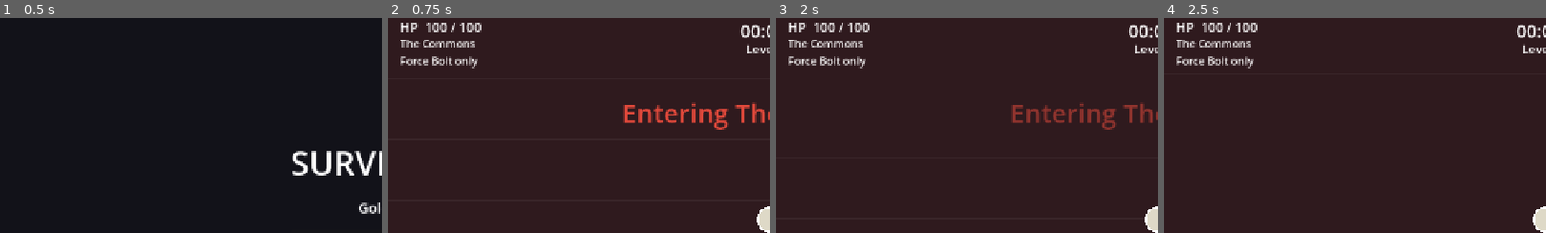
Above: before the commit, frames 1-4 (left to right).
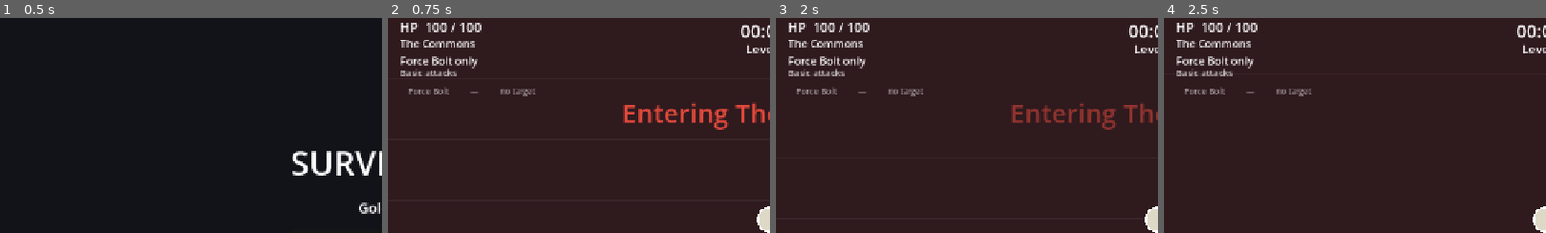
Above: after the commit, the same moments.

Repository: veighnsche/survivors-prototype
Game: Godot game, scene res://main_menu.tscn
Same seed, same stepped clock (60 frames per second), same inputs: the game is played once before the commit and once after it.
Inputs:
- Up to frame 1 (0.5 s): no input
- Up to frame 2 (0.75 s): click "Start Run" at 0.5 s
- Up to frame 3 (2 s): tap Enter at 1.25 s; hold W from 1.28 s (still down); tap 1 at 1.35 s
- Up to frame 4 (2.5 s): keep holding W; tap 2 at 2.1 s
The pictures show only the part of the screen within x 0-50%, y 3-53%; the shares and areas given below are measured in that part.

Frame 1 is identical in both runs. In frame 2, 0.7% of the frame differs, in the area x 3-39%, y 23-37%; in frame 3, 0.7%; in frame 4, 0.7%.

Commit message:
Live attack-selector table, tiered cooldowns, stray-enemy nerfs
- AttackPanel (left HUD): every basic attack the selector can pick from, with
  its live utility SCORE (the deciding number), state (PICKED / ready /
  cd x.x / no target), and a ^biome marker when the home-turf lean applies.
- Basic attacks scale with the family's insight tier: +30% damage but +20%
  cooldown per tier, so cheaper low-tier attacks stay competitive and the
  selector genuinely trades off power vs pace.
- Out-of-biome enemies: hit 30% softer (contact + shots), reward 60% less
  (reduced gem, no gold), and fade away entirely after 10s astray.

Co-Authored-By: Claude Opus 4.8 <noreply@anthropic.com>

Diff:
--- /dev/null
+++ b/scripts/attack_panel.gd
@@ -0,0 +1,63 @@
+class_name AttackPanel
+extends Control
+## Live view of the smart basic-attack selector: every attack the caster can
+## pick from, its current utility score, cooldown state, home-turf lean, and
+## which one was just PICKED. Left side of the screen.
+
+var player
+
+
+func _ready() -> void:
+	set_anchors_preset(Control.PRESET_FULL_RECT)
+	mouse_filter = Control.MOUSE_FILTER_IGNORE
+
+
+func _process(_delta: float) -> void:
+	queue_redraw()
+
+
+func _draw() -> void:
+	if player == null or not is_instance_valid(player):
+		return
+	var report: Array = player.brain_report
+	if report.is_empty():
+		return
+	var x := 20.0
+	var y := 120.0
+	var font := ThemeDB.fallback_font
+
+	draw_string(font, Vector2(x, y), "Basic attacks", HORIZONTAL_ALIGNMENT_LEFT, -1, 15, Color(1, 1, 1, 0.75))
+	y += 8.0
+
+	for entry in report:
+		y += 22.0
+		var picked: bool = entry.picked
+		var col := Color(1, 1, 1, 0.55)
+		if picked:
+			col = Color(0.5, 1.0, 0.6, 1.0)
+		elif entry.cd > 0.0:
+			col = Color(1, 1, 1, 0.32)
+		# marker
+		if picked:
+			draw_string(font, Vector2(x, y), ">", HORIZONTAL_ALIGNMENT_LEFT, -1, 14, col)
+		# name
+		draw_string(font, Vector2(x + 14, y), str(entry.name), HORIZONTAL_ALIGNMENT_LEFT, -1, 14, col)
+		# score (the number that decided it)
+		var score_txt := "—"
+		if not entry.no_target:
+			score_txt = "%.1f" % float(entry.score)
+		draw_string(font, Vector2(x + 118, y), score_txt, HORIZONTAL_ALIGNMENT_LEFT, -1, 14, col)
+		# state
+		var state := ""
+		if picked:
+			state = "PICKED"
+		elif entry.no_target:
+			state = "no target"
+		elif entry.cd > 0.0:
+			state = "cd %.1f" % float(entry.cd)
+		else:
+			state = "ready"
+		draw_string(font, Vector2(x + 168, y), state, HORIZONTAL_ALIGNMENT_LEFT, -1, 13, col)
+		# home-turf lean marker
+		if entry.home:
+			draw_string(font, Vector2(x + 238, y), "^ biome", HORIZONTAL_ALIGNMENT_LEFT, -1, 13, Color(0.95, 0.8, 0.4, 0.8))
--- a/scripts/config.gd
+++ b/scripts/config.gd
@@ -66,7 +66,14 @@
 # Territory: enemies weaken and head home when outside their biome (no dragging
 # them out to farm weak versions — they disengage instead).
 var OUT_OF_BIOME_VULN := 1.6      # damage taken multiplier while outside home biome
+var OUT_OF_BIOME_DMG := 0.7       # they also hit softer away from home
+var OUT_OF_BIOME_REWARD := 0.4    # and reward less (gem XP/insight scaled, no gold)
+var OUT_OF_BIOME_DESPAWN := 10.0  # seconds outside before a strayed enemy fades away
 var SELF_DEFENSE_RADIUS := 240.0  # but they still fight back if you're this close
+
+# Basic attacks grow with the family's insight tier — stronger, but slower:
+var TIER_DMG_BONUS := 0.30   # +30% damage per tier beyond I
+var TIER_CD_PENALTY := 0.20  # +20% cooldown per tier beyond I (cheap attacks stay competitive)
 
 # Damage-type multipliers per biome (the adaptation teeth):
 # each biome resists something and is weak to its counter-family's type.
--- a/scripts/enemy.gd
+++ b/scripts/enemy.gd
@@ -22,6 +22,7 @@
 var biome_map: BiomeMap  # for territory checks
 var home_pos := Vector2.ZERO  # where it spawned (inside its home biome)
 var _outside := false     # currently outside its home biome → weakened, heads home
+var _outside_t := 0.0     # how long it has been astray (fades away eventually)
 var _territory_timer := 0.0
 var _dead := false
 var _dmg_accum := 0.0
@@ -49,6 +50,11 @@
 
 func apply_fear(dur: float) -> void:
 	feared_t = max(feared_t, dur)
+
+
+## Contact/shot damage right now — softer when fighting away from home turf.
+func eff_damage() -> float:
+	return damage * (Config.OUT_OF_BIOME_DMG if _outside else 1.0)
 
 
 func setup(arch: String, biome_id: String, tgt: Node2D, hp_scale: float) -> void:
@@ -123,6 +129,13 @@
 		if _territory_timer <= 0.0:
 			_territory_timer = 0.4
 			_outside = biome_map.biome_at(global_position) != biome
+		if _outside:
+			_outside_t += delta
+			if _outside_t >= Config.OUT_OF_BIOME_DESPAWN:
+				queue_free()  # faded away — no death, no reward
+				return
+		else:
+			_outside_t = 0.0
 
 	if feared_t > 0.0:
 		feared_t -= delta
@@ -169,7 +182,7 @@
 
 func _fire_shot(dir: Vector2) -> void:
 	var s := EnemyShot.new()
-	s.damage = stats.damage
+	s.damage = eff_damage()
 	s.speed = stats.shot_speed
 	s.direction = dir
 	s.global_position = global_position + dir * (radius + 6.0)
--- a/scripts/game.gd
+++ b/scripts/game.gd
@@ -152,6 +152,10 @@
 	var wheel := AffinityWheel.new()
 	wheel.player = player
 	hud.add_child(wheel)
+
+	var attack_panel := AttackPanel.new()
+	attack_panel.player = player
+	hud.add_child(attack_panel)
 
 	card_screen = CardScreen.new()
 	card_screen.game = self
@@ -375,17 +379,21 @@
 			var goff := Vector2(randf_range(-50.0, 50.0), randf_range(-50.0, 50.0))
 			_spawn_gold(e.global_position + goff, int(ceil(Config.GOLD_BOSS / 6.0)))
 	else:
-		_spawn_gem(e.global_position, e.xp_tier, fam)
-		var gd = Config.GOLD_DROP.get(e.xp_tier, null)
-		if gd != null and randf() < float(gd.chance):
-			_spawn_gold(e.global_position, int(gd.amount))
+		if e._outside:
+			# strays reward less: reduced gem, no gold
+			_spawn_gem(e.global_position, e.xp_tier, fam, Config.OUT_OF_BIOME_REWARD)
+		else:
+			_spawn_gem(e.global_position, e.xp_tier, fam)
+			var gd = Config.GOLD_DROP.get(e.xp_tier, null)
+			if gd != null and randf() < float(gd.chance):
+				_spawn_gold(e.global_position, int(gd.amount))
 
 
 # --- Drops ----------------------------------------------------------------------
-func _spawn_gem(pos: Vector2, tier: String, family: String) -> void:
+func _spawn_gem(pos: Vector2, tier: String, family: String, reward_mult: float = 1.0) -> void:
 	var g := Gem.new()
-	g.value = Config.GEM_VALUES[tier]
-	g.insight_value = Config.GEM_INSIGHT[tier]
+	g.value = maxi(1, int(round(Config.GEM_VALUES[tier] * reward_mult)))
+	g.insight_value = Config.GEM_INSIGHT[tier] * reward_mult
 	g.family = family
 	g.player = player
 	g.game = self
--- a/scripts/player.gd
+++ b/scripts/player.gd
@@ -21,6 +21,7 @@
 var atk_cds: Dictionary = {}
 var bolt_count := 1
 var current_biome := "commons"  # set each frame by the run director
+var brain_report: Array = []    # live table of the selector's last decision
 
 # Global modifiers
 var damage_mult := 1.0
@@ -288,9 +289,25 @@
 	return out
 
 
+## Damage/cooldown scale with the family's insight tier: deeper = harder-hitting
+## but slower, so cheap low-tier attacks stay competitive in the selector.
+func _basic_dmg(key: String, atk: Dictionary) -> float:
+	if key == "force":
+		return atk.damage * cantrip_mult
+	var tier := maxi(insight_tier(key), 1)
+	return atk.damage * fam_power.get(key, 1.0) * (1.0 + Config.TIER_DMG_BONUS * (tier - 1))
+
+
+func _basic_cd(key: String, atk: Dictionary) -> float:
+	if key == "force":
+		return atk.cooldown
+	var tier := maxi(insight_tier(key), 1)
+	return atk.cooldown * (1.0 + Config.TIER_CD_PENALTY * (tier - 1))
+
+
 ## Utility scoring: damage + survival relief + healing need + home-turf lean.
 func _score_attack(key: String, atk: Dictionary) -> Dictionary:
-	var dmg_base: float = atk.damage * (cantrip_mult if key == "force" else fam_power.get(key, 1.0))
+	var dmg_base := _basic_dmg(key, atk)
 	var score := 0.0
 	var target = null
 	match atk.kind:
@@ -363,27 +380,36 @@
 	if cast_cd > 0.0:
 		return
 
+	# Score EVERY awakened attack (for the live table), pick among the ready.
+	var report: Array = []
 	var best := ""
 	var best_score := 0.0
 	var best_target = null
 	for key in _available_basics():
-		if float(atk_cds.get(key, 0.0)) > 0.0:
-			continue
 		var atk: Dictionary = Config.BASIC_ATTACKS[key]
 		var res := _score_attack(key, atk)
+		var cd_left := float(atk_cds.get(key, 0.0))
+		var entry := {"name": atk.name, "score": float(res.score), "cd": maxf(cd_left, 0.0),
+			"home": Config.BIOMES[current_biome].family == key, "picked": false,
+			"no_target": float(res.score) <= 0.0}
+		report.append(entry)
+		if cd_left > 0.0 or float(res.score) <= 0.0:
+			continue
 		if float(res.score) > best_score:
 			best_score = res.score
 			best = key
 			best_target = res.get("target")
 
-	if best == "":
-		return  # nothing worth casting; retry next frame
-
-	var chosen: Dictionary = Config.BASIC_ATTACKS[best]
-	_cast_basic(best, chosen, best_target)
-	RunLog.bump("basic_casts", chosen.name)
-	atk_cds[best] = chosen.cooldown * attack_speed_mult * boost_rate
-	cast_cd = Config.CAST_CYCLE * attack_speed_mult * boost_rate
+	if best != "":
+		var chosen: Dictionary = Config.BASIC_ATTACKS[best]
+		for entry in report:
+			if entry.name == chosen.name:
+				entry.picked = true
+		_cast_basic(best, chosen, best_target)
+		RunLog.bump("basic_casts", chosen.name)
+		atk_cds[best] = _basic_cd(best, chosen) * attack_speed_mult * boost_rate
+		cast_cd = Config.CAST_CYCLE * attack_speed_mult * boost_rate
+	brain_report = report
 
 
 func _chain_targets(from_enemy, jumps: int, jump_range: float) -> Array:
@@ -410,7 +436,7 @@
 
 func _cast_basic(key: String, atk: Dictionary, target) -> void:
 	var fam := "" if key == "force" else key
-	var dmg_base: float = atk.damage * (cantrip_mult if key == "force" else fam_power.get(key, 1.0))
+	var dmg_base := _basic_dmg(key, atk)
 	match atk.kind:
 		"bolt":
 			var base_dir: Vector2 = (target.global_position - global_position).normalized()
@@ -660,7 +686,7 @@
 	for id in _overlapping:
 		var e = _overlapping[id]
 		if is_instance_valid(e):
-			dmg = max(dmg, e.damage)
+			dmg = max(dmg, e.eff_damage())
 	if dmg > 0.0:
 		take_damage(dmg)
 		if thorns_damage > 0.0:
Not shown, added: scripts/attack_panel.gd.uid
